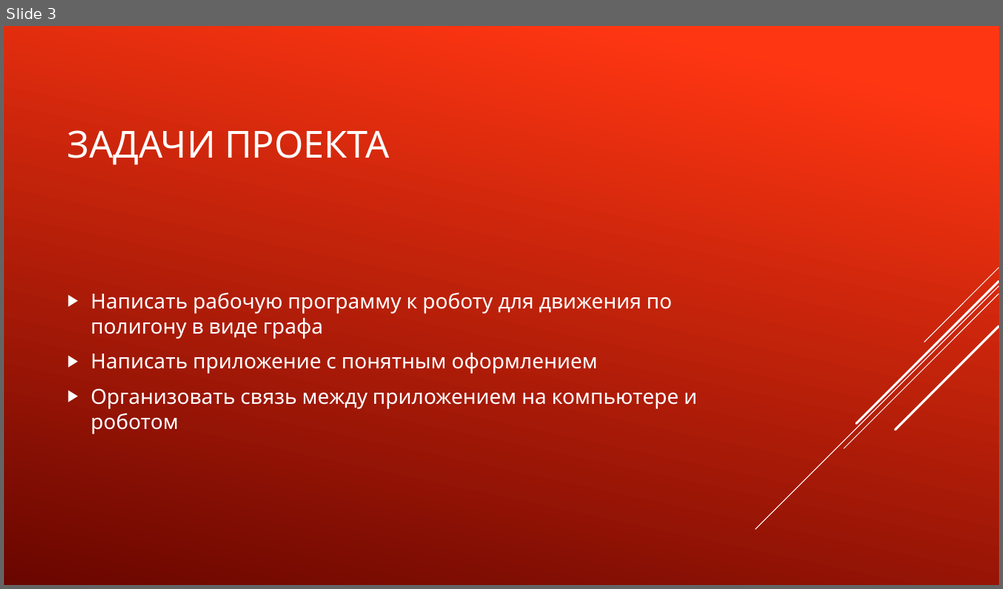
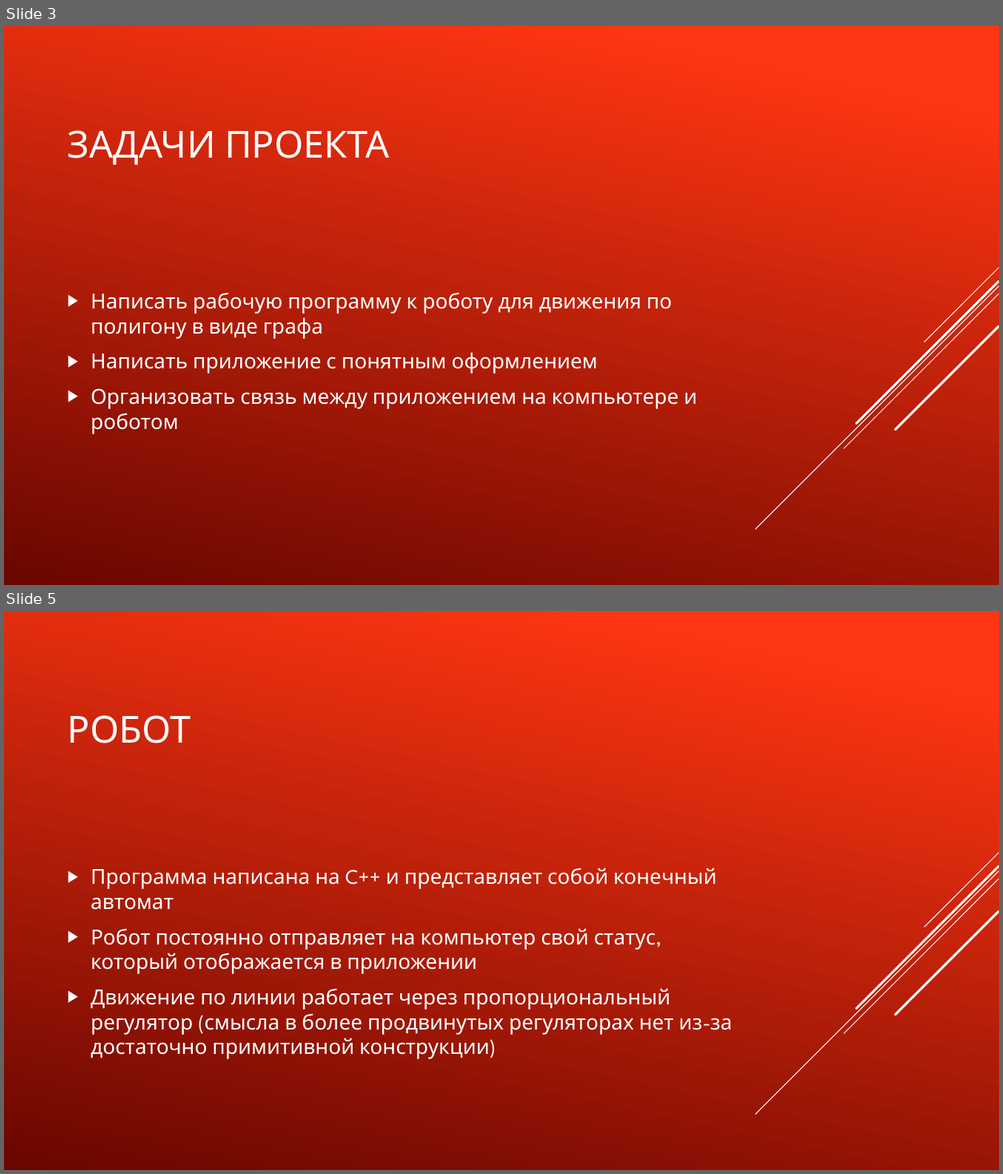
Before and after one commit to TransoChel/ProjectRobotLogistic, a slide deck: Проект «Робот-логист».pptx. Shown one above the other, each under a label of ours: slide 3 before the commit, slides 3 and 5 after it; the slides between them are not shown. The pictures are 1003x589 and 1003x1174 pixels, drawn with LibreOffice and Linux fonts; fonts in the diff are those of the drawing. Boxes give left, top, right and bottom in pixels: in the first picture for what was removed or moved away, otherwise in the second. Text is boxed around its words. In the diff, an @@ line names an element or a change of style, - is before the commit and + after.

```diff
--- a/Проект «Робот-логист».pptx
+++ b/Проект «Робот-логист».pptx
@@ slide 5 added at [4,611,999,1170], background gradient #FF3712 to #6A0600; not listed: 5 template elements that a slide beside it also shows @@
@@ title added at [68,715,191,743], 36 pt, text #FFFFFF @@
+РОБОТ
@@ text added at [91,868,731,1059], 20 pt, text #FFFFFF @@
+▶ Программа написана на C++ и представляет собой конечный автомат
+▶ Робот постоянно отправляет на компьютер свой статус, который отображается в приложении
+▶ Движение по линии работает через пропорциональный регулятор (смысла в более продвинутых регуляторах нет из-за достаточно примитивной конструкции)
```
Also in this commit, not shown: 3 slides changed, 4 other slides added, 1 slide removed, 5 other files.
